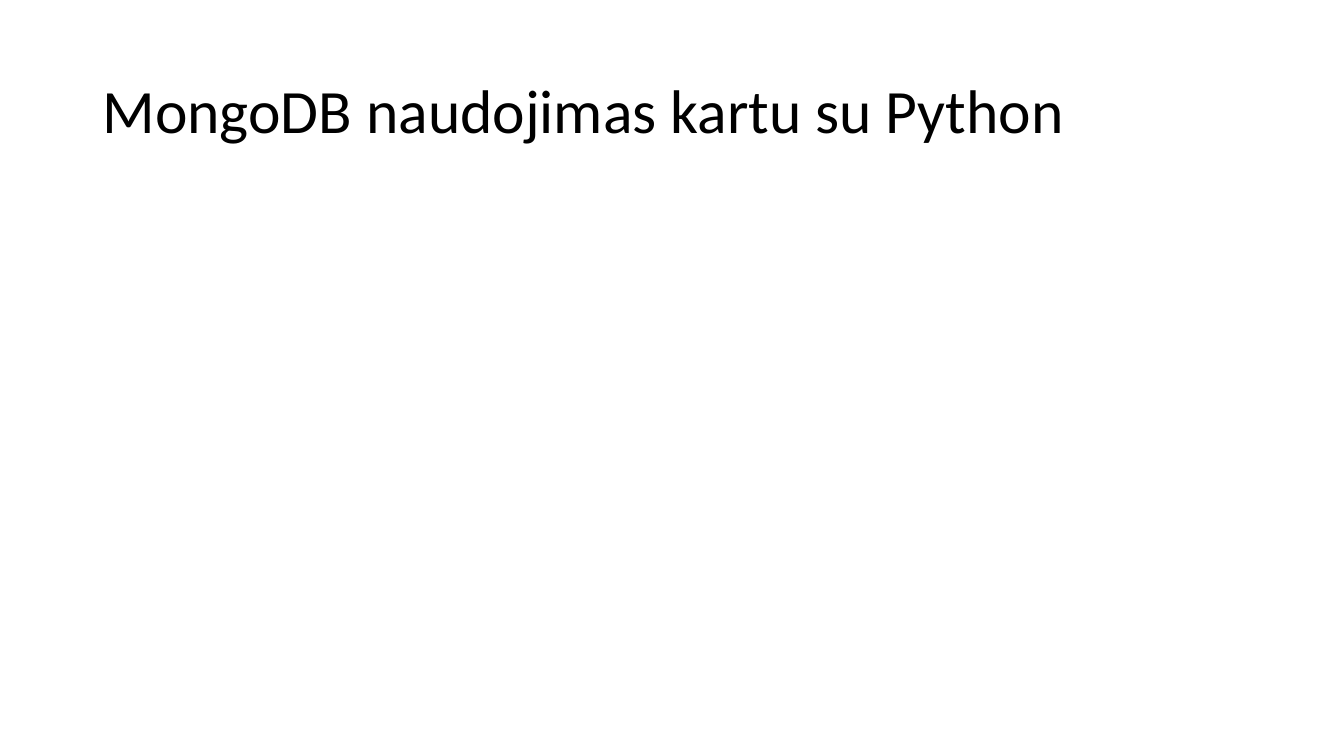
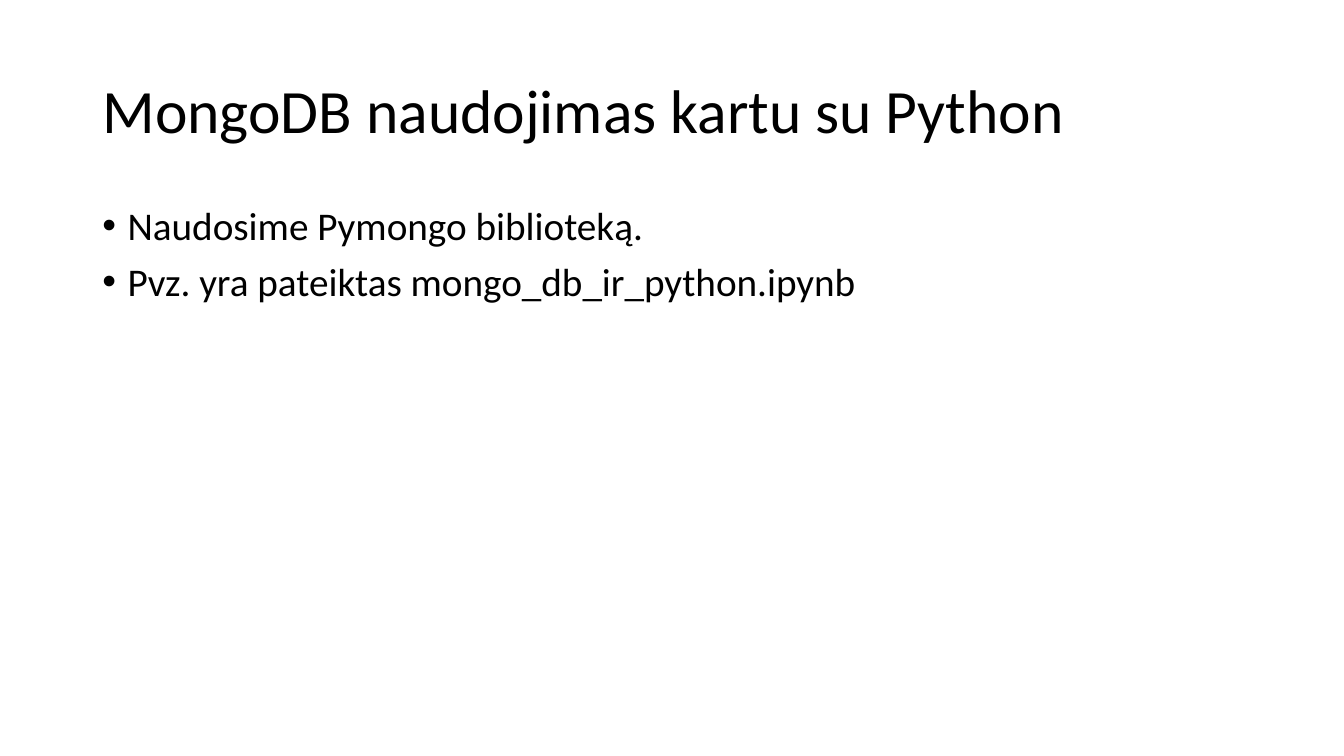
Before and after one commit to modsldn/darbas_su_duomenimis, a slide deck: slide 20 of skaidres/darbas_su_duomenimis_13.pptx. Drawn at 1344x756 pixels with LibreOffice and Linux fonts; fonts in the diff are those of the drawing. Boxes give left, top, right and bottom in pixels: in the first picture for what was removed or moved away, otherwise in the second. Text is boxed around its words. In the diff, an @@ line names an element or a change of style, - is before the commit and + after.

Commit message:
papildziau pymongo pavyzdziais

```diff
--- a/skaidres/darbas_su_duomenimis_13.pptx
+++ b/skaidres/darbas_su_duomenimis_13.pptx
@@ text added at (x1=128, y1=212, x2=856, y2=303), 28 pt, text #000000 @@
+• Naudosime Pymongo biblioteką.
+• Pvz. yra pateiktas mongo_db_ir_python.ipynb
```
Also in this commit, not shown: 1 slide added, 5 slides removed, 1 other file.
